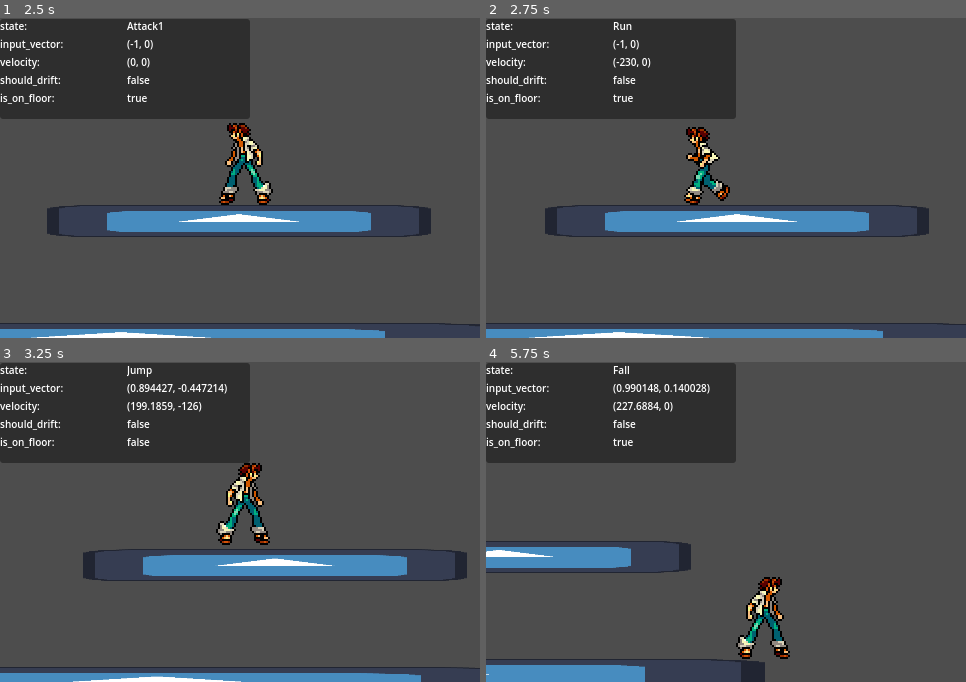
Above: before the commit, frames 1-4 (two rows, left to right).
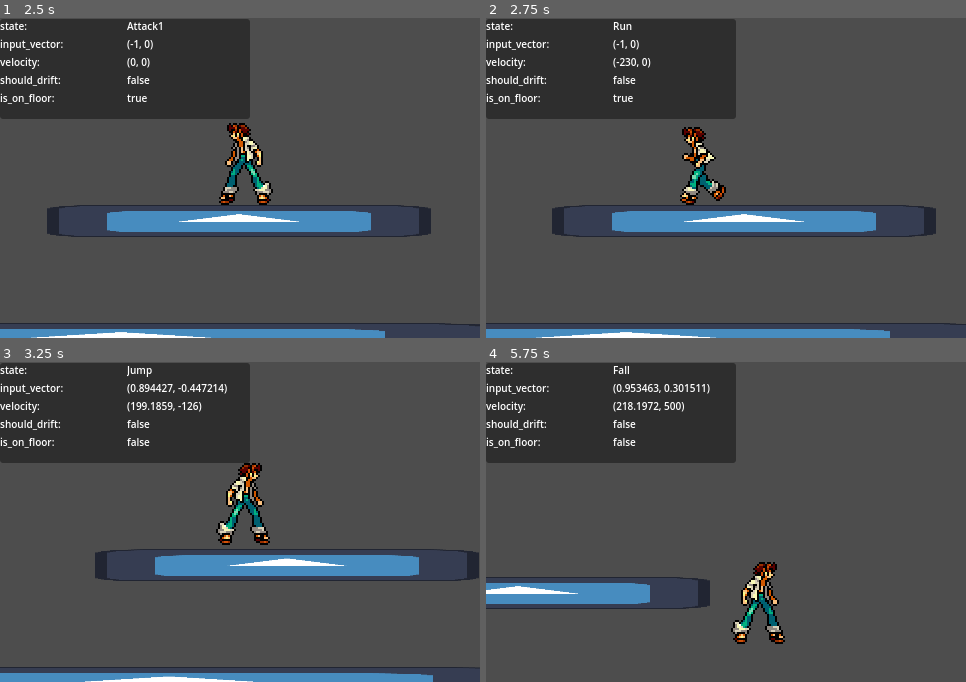
Above: after the commit, the same moments.

Repository: GianiStatie/master_of_spirits
Game: Godot game, scene res://main.tscn
Two runs of this game, one before a commit and one after it. Both use one fixed random seed, a clock stepped at 60 frames per second and the inputs below. The engine's default icon, where the game draws it, is replaced by a stand-in: a white triangle on a blue panel in a dark square.
Inputs:
- Up to frame 1 (2.5 s): hold Right (ui_right) 0.53-2.03 s; tap Z (player_attack) at 0.6, 1.35, 2.1 s; tap X (player_jump) at 0.77, 1.52 s; hold Left (ui_left) from 2.03 s (still down)
- Up to frame 2 (2.75 s): keep holding Left (ui_left)
- Up to frame 3 (3.25 s): release Left (ui_left) at 2.78 s; hold Right (ui_right) from 2.78 s (still down); tap Z (player_attack) at 2.85 s; tap X (player_jump) at 3.02 s
- Up to frame 4 (5.75 s): tap Z (player_attack) at 3.6, 4.35, 5.1 s; tap X (player_jump) at 3.77, 4.52 s; release Right (ui_right) at 4.28 s; hold Left (ui_left) 4.28-5.03 s; hold Right (ui_right) from 5.03 s (still down)

Frame 1 is identical in both runs. In frame 2, 2.1% of the frame differs, in the area x 8-98%, y 34-100%; in frame 3, 1.6%; in frame 4, 9.8%, in the area x 0-64%, y 6-100%.

Commit message:
Updated spritesheet and fixed attack getting bugged

Diff:
--- a/src/player/Attack3.gd
+++ b/src/player/Attack3.gd
@@ -7,8 +7,8 @@
 var rushed_state: String
 
 func enter(_msg := {}) -> void:
+	finished_attacking = false
 	rushed_state = ""
-	finished_attacking = false
 	owner.velocity = Vector2.ZERO
 
 func handle_input(_event: InputEvent) -> void:
--- a/src/player/player.tscn
+++ b/src/player/player.tscn
@@ -316,7 +316,7 @@
 
 [sub_resource type="Animation" id="Animation_pl6w6"]
 resource_name = "SitAttack"
-length = 0.21
+length = 0.25
 step = 0.042
 tracks/0/type = "value"
 tracks/0/imported = false
@@ -325,10 +325,10 @@
 tracks/0/interp = 1
 tracks/0/loop_wrap = true
 tracks/0/keys = {
-"times": PackedFloat32Array(0, 0.042, 0.084, 0.126, 0.168),
-"transitions": PackedFloat32Array(1, 1, 1, 1, 1),
-"update": 1,
-"values": [43, 44, 45, 46, 47]
+"times": PackedFloat32Array(0, 0.042, 0.084, 0.126, 0.168, 0.21),
+"transitions": PackedFloat32Array(1, 1, 1, 1, 1, 1),
+"update": 1,
+"values": [43, 44, 45, 46, 47, 48]
 }
 tracks/1/type = "method"
 tracks/1/imported = false
@@ -337,7 +337,7 @@
 tracks/1/interp = 1
 tracks/1/loop_wrap = true
 tracks/1/keys = {
-"times": PackedFloat32Array(0.21),
+"times": PackedFloat32Array(0.252),
 "transitions": PackedFloat32Array(1),
 "values": [{
 "args": [],
@@ -593,6 +593,10 @@
 wait_time = 0.1
 one_shot = true
 
+[node name="AttackDebounce" type="Timer" parent="StateMachine/Attack1"]
+wait_time = 0.35
+one_shot = true
+
 [node name="Attack2" type="Node" parent="StateMachine"]
 script = ExtResource("12_sceus")
 
@@ -610,6 +614,10 @@
 [node name="SitAttack" type="Node" parent="StateMachine"]
 script = ExtResource("14_gq3kd")
 
+[node name="ComboTimer" type="Timer" parent="StateMachine/SitAttack"]
+wait_time = 0.1
+one_shot = true
+
 [node name="AttackDebounce" type="Timer" parent="StateMachine/SitAttack"]
-wait_time = 0.25
+wait_time = 0.35
 one_shot = true
--- a/src/player/states/Attack1.gd
+++ b/src/player/states/Attack1.gd
@@ -2,6 +2,7 @@
 extends State
 
 @onready var comboTimer = $ComboTimer
+@onready var attackDebounce = $AttackDebounce
 
 var finished_attacking: bool
 var rushed_state: String
@@ -9,6 +10,7 @@
 func enter(_msg := {}) -> void:
 	finished_attacking = false
 	rushed_state = ""
+	attackDebounce.start()
 	owner.velocity = Vector2.ZERO
 
 func handle_input(_event: InputEvent) -> void:
@@ -27,6 +29,8 @@
 			state_machine.transition_to(rushed_state)
 		if comboTimer.is_stopped():
 			state_machine.transition_to("Idle")
+	if attackDebounce.is_stopped():
+		state_machine.transition_to("Idle")
 
 func _finished_attack1():
 	finished_attacking = true
--- a/src/player/states/SitAttack.gd
+++ b/src/player/states/SitAttack.gd
@@ -2,6 +2,7 @@
 
 var finished_attacking: bool
 
+@onready var comboTimer = $ComboTimer
 @onready var attackDebounce = $AttackDebounce
 
 func enter(_msg := {}) -> void:
@@ -12,8 +13,12 @@
 func update(_delta: float) -> void:
 	owner.animationState.travel("SitAttack")
 
-	if finished_attacking or attackDebounce.is_stopped():
+	if finished_attacking and comboTimer.is_stopped():
+		state_machine.transition_to("Sitting")
+
+	if attackDebounce.is_stopped():
 		state_machine.transition_to("Sitting")
 
 func _finished_sit_attack():
+	comboTimer.start()
 	finished_attacking = true
Binary file changed: src/player/assets/Yoh.png
